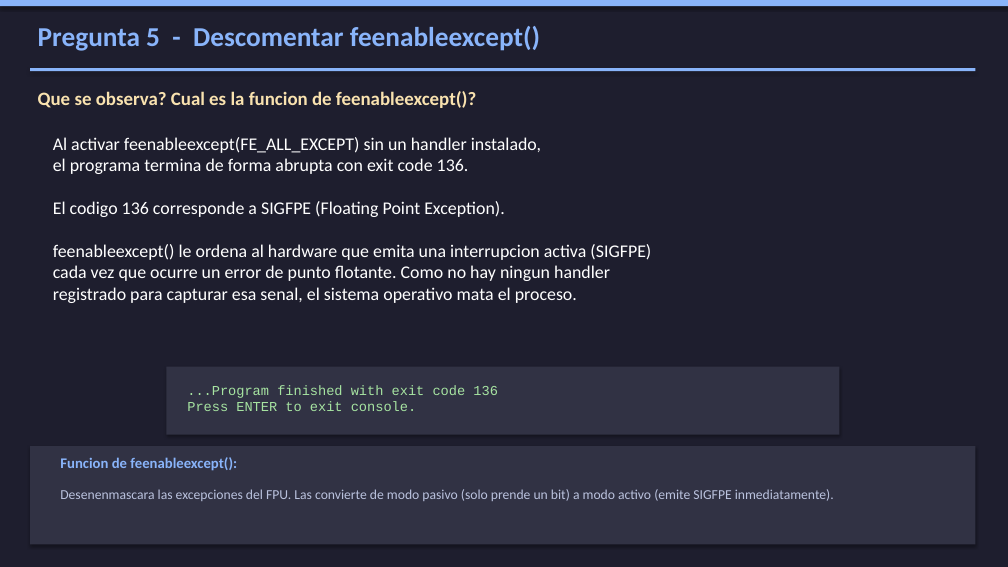
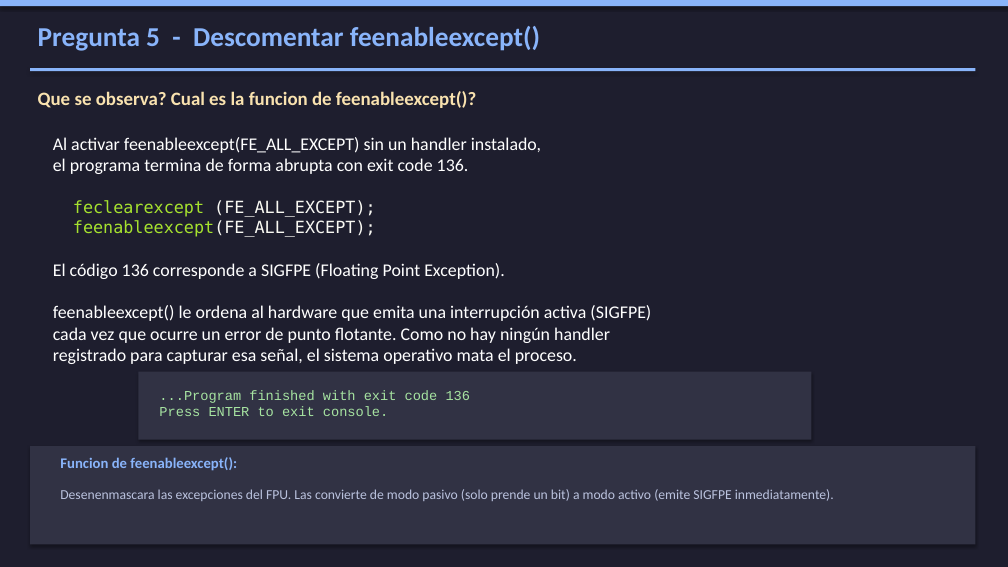
Before and after one commit to Juan-Stella/Control-y-Sistemas, a slide deck: slide 3 of Tp3/Ejercicio_6_Presentacion.pptx. Drawn at 1008x567 pixels with LibreOffice and Linux fonts; fonts in the diff are those of the drawing. Boxes give left, top, right and bottom in pixels: in the first picture for what was removed or moved away, otherwise in the second. Text is boxed around its words. In the diff, an @@ line names an element or a change of style, - is before the commit and + after.

```diff
--- a/Tp3/Ejercicio_6_Presentacion.pptx
+++ b/Tp3/Ejercicio_6_Presentacion.pptx
@@ text at box(53, 137, 651, 364): text changed @@
-Al activar feenableexcept(FE_ALL_EXCEPT) sin un handler instalado,
-el programa termina de forma abrupta con exit code 136.
-El codigo 136 corresponde a SIGFPE (Floating Point Exception).
-feenableexcept() le ordena al hardware que emita una interrupcion activa (SIGFPE)
-cada vez que ocurre un error de punto flotante. Como no hay ningun handler
-registrado para capturar esa senal, el sistema operativo mata el proceso.
+Al activar feenableexcept(FE_ALL_EXCEPT) sin un handler instalado,
+el programa termina de forma abrupta con exit code 136.
+feclearexcept (FE_ALL_EXCEPT);
+feenableexcept(FE_ALL_EXCEPT);
+El código 136 corresponde a SIGFPE (Floating Point Exception).
+feenableexcept() le ordena al hardware que emita una interrupción activa (SIGFPE)
+cada vez que ocurre un error de punto flotante. Como no hay ningún handler
+registrado para capturar esa señal, el sistema operativo mata el proceso.
@@ rectangle: place and size @@
-rectangle at box(166, 367, 839, 435)
+rectangle at box(138, 371, 811, 439)
@@ text "...Program finished with exit code ...": place and size @@
-text "...Program finished with exit code ..." at box(187, 385, 498, 411)
+text "...Program finished with exit code ..." at box(159, 390, 471, 416)
```
Also in this commit, not shown: 3 other slides changed, 1 other file.
